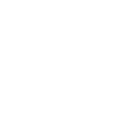
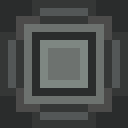
Before/after of a 128px x 128px layered artwork. What changed in the layer stack:
added group "bus" with 2 layers above "wireless.receiver" over <box>32,32,96,96</box>
showed "top.bus", moved it into group "bus" over <box>32,32,96,96</box>
showed "top.base" over <box>0,0,128,128</box>
